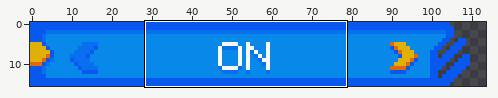
Pixel-art file: src/textures/title/option.tim/setting_3_0/setting_3_0.tim.aseprite. The picture above shows the old version from afar; the outline marks the close-up.
Close-up. Before:
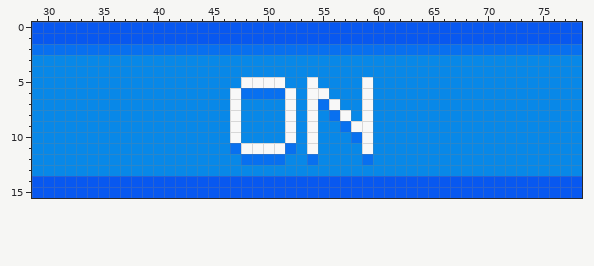
128x16 pixels, 1 frame. Shown: x 29..78, y 0..15. The wide view leaves out empty margins.
After:
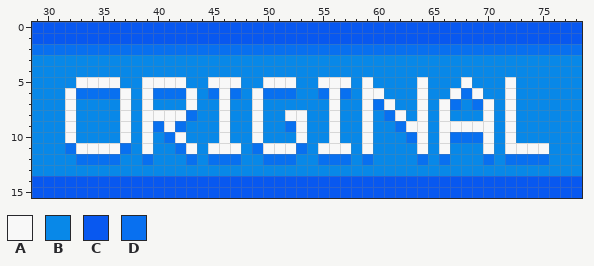
Palette (. is transparent): A #f8f8f8  B #0888e8  C #0858f0  D #0870f0
Difference:
Colour A replaces colour B in row 5 at x 33 to 36, 39 to 42, 45 to 47, 52, 55 to 57, 64, 68 and 72; in row 6 at x 32, 37, 39, 43, 46, 56, 60, 64, 67, 69 and 72; in row 7 at x 32, 37, 39, 43, 46, 49, 61, 64, 66, 70 and 72; in row 8 at x 32, 37, 39 to 42, 46, 49, 53, 62, 64, 66, 70 and 72; in row 9 at x 32, 37, 39, 41, 46, 49, 53, 56, 63 to 64, 66 to 70 and 72; in row 10 at x 32, 37, 39, 42, 46, 49, 53, 56, 64, 66, 70 and 72.
Colour A replaces colour B in row 11 at x 33 to 36, 39, 43, 45 to 46, 55 to 57, 64, 66, 70 and 72 to 75.
Colour A replaces colour D in row 6 at x 49; in row 8 at x 56; in row 11 at x 47 and 52.
Colour B replaces colour A in row 5 at x 48 to 49 and 54; in row 6 at x 54; in row 7 at x 47, 52 and 54; in row 8 at x 47, 54 and 57; in row 9 at x 47, 54 and 58; in row 10 at x 47, 52 and 54.
Colour B replaces colour A in row 11 at x 48 and 54.
Colour B replaces colour D in row 6 at x 48; in row 7 at x 55; in row 9 at x 57; in row 10 at x 58; in row 12 at x 48 to 49 and 54.
Colour D replaces colour A in row 6 at x 47, 52 and 55; in row 9 at x 52; in row 11 at x 49.
Colour D replaces colour B in row 6 at x 33 to 36, 40 to 42, 45, 57 and 68; in row 7 at x 60, 67 and 69; in row 8 at x 43 and 61; in row 9 at x 40, 42 and 62; in row 10 at x 41, 63 and 67 to 69; in row 11 at x 32, 37, 42 and 53.
Colour D replaces colour B in row 12 at x 33 to 36, 39, 43, 45 to 47, 52, 55 to 57, 64, 66, 70 and 72 to 75.
Where, in picture pixels (left, top, right, bottom), the same in both close-ups:
changed: (65, 77, 549, 165)
